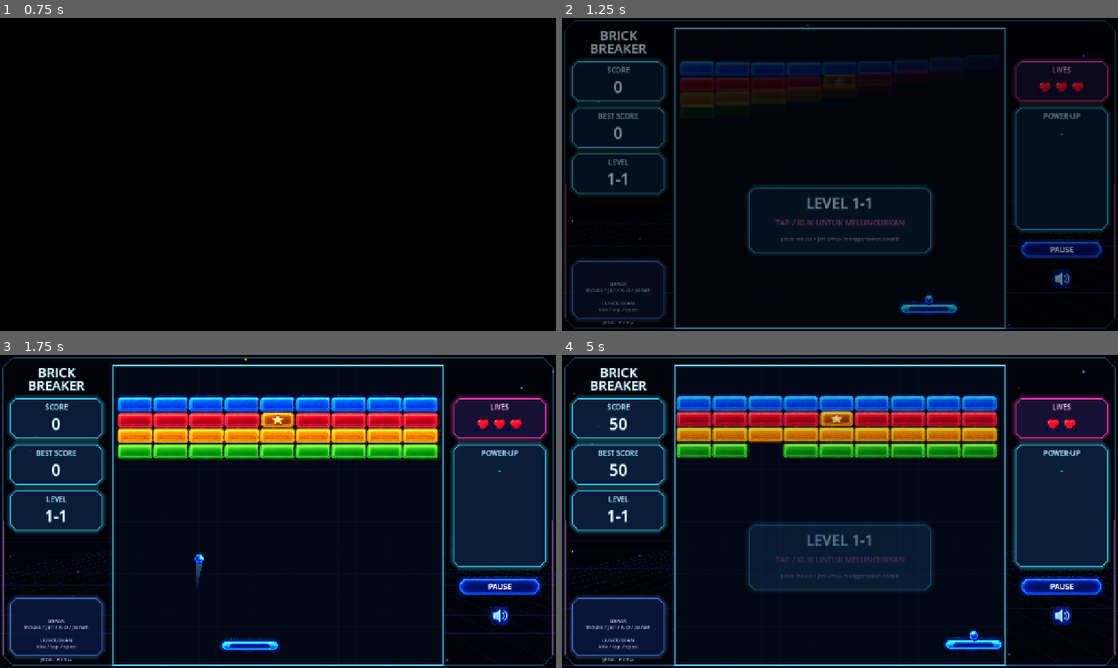
Above: before the commit, frames 1-4 (two rows, left to right).
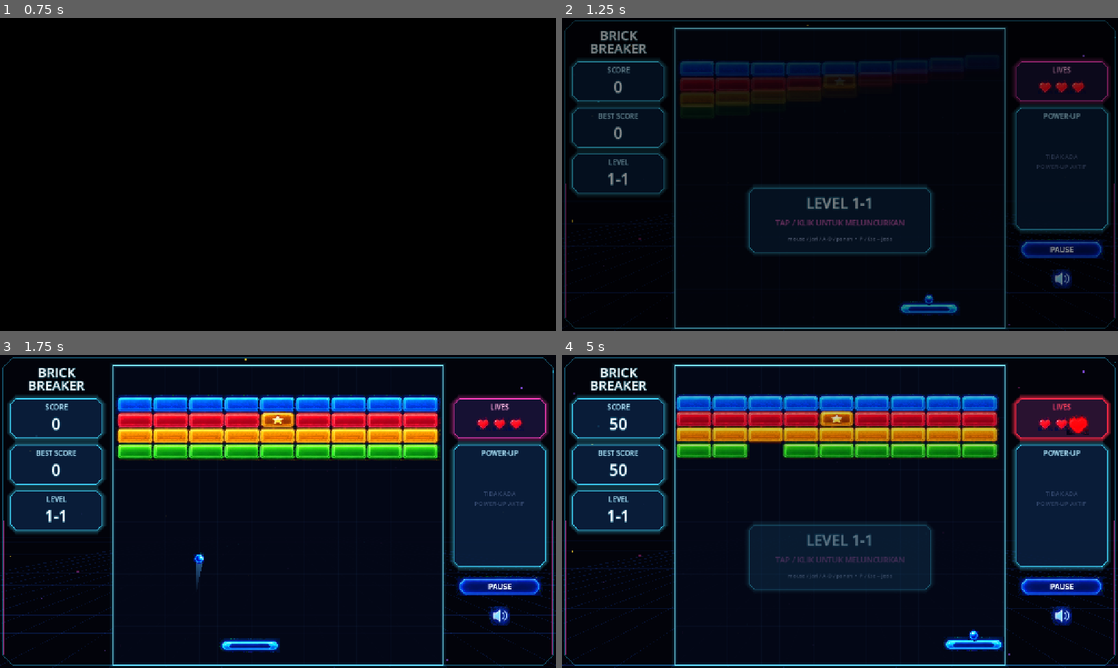
Above: after the commit, the same moments.

Repository: Izzan4012/BrickBreakerPace
Game: Godot game, scene res://scenes/splash.tscn
The game is run twice, just before and just after one commit, with the same random seed, the same clock (stepped at 60 frames per second) and the same inputs. Video files are missing from this copy of the repository; at most half a second of black plays in their place.
Inputs (mouse positions are in pixels of both pictures, inside the frame that each line leads up to):
- Up to frame 1 (0.75 s): tap Enter at 0.5, 0.6 s; move the mouse to (400, 158) at 0.52 s; hold Right from 0.53 s (still down); click (400, 158) at 0.67 s
- Up to frame 2 (1.25 s): keep holding Right; tap Space at 0.77 s
- Up to frame 3 (1.75 s): release Right at 1.25 s; drag from (166, 527) to (250, 574) at 1.27 s
- Up to frame 4 (5 s): click (1062, 586) at 2 s; click (1062, 614) at 2.75 s; click (840, 508) at 3.52 s; move the mouse to (895, 442) at 4.27 s; hold Right from 4.28 s (still down); tap Enter at 4.35 s; click (895, 442) at 4.42 s

Frame 1 is identical in both runs. In frame 2, 0.9% of the frame differs, in the area x 1-95%, y 19-99%; in frame 3, 3.4%; in frame 4, 4.6%, in the area x 1-99%, y 12-99%.

Commit message:
Update HUD: neon power-up effects, life animations, and clean UI

Diff:
--- a/project.godot
+++ b/project.godot
@@ -25,7 +25,6 @@
 window/size/viewport_width=1280
 window/size/viewport_height=720
 window/stretch/mode="canvas_items"
-window/stretch/aspect="keep"
 window/handheld/orientation=4
 
 [physics]
--- a/scripts/hud.gd
+++ b/scripts/hud.gd
@@ -27,6 +27,18 @@
 	"freeze": "FREEZE",
 }
 
+const EFFECT_COLORS := {
+	"laser": Color(1.0, 0.3, 0.35),
+	"paddleup": Color(1.0, 0.8, 0.2),
+	"slowtime": Color(0.5, 0.55, 1.0),
+	"magnet": Color(0.78, 0.45, 1.0),
+	"speedup": Color(0.3, 1.0, 0.5),
+	"fireball": Color(1.0, 0.55, 0.15),
+	"freeze": Color(0.55, 0.92, 1.0),
+	"shield": Color(0.35, 0.9, 1.0),
+	"bomb": Color(1.0, 0.3, 0.8),
+}
+
 var _root: Control
 var _score_value: Label
 var _best_value: Label
@@ -36,6 +48,11 @@
 var _no_effect: Label
 var _effect_rows: Dictionary = {}
 var _sound_btn: TextureButton
+var _fx_style: StyleBoxFlat
+var _lives_style: StyleBoxFlat
+var _lives_title: Label
+var _lives_flash_tween: Tween
+var _heart_nodes: Array = []
 
 var _ready_box: Panel
 var _ready_title: Label
@@ -141,15 +158,12 @@
 	_score_value = _stat_panel(_root, Vector2(24, 100), "SCORE")
 	_best_value = _stat_panel(_root, Vector2(24, 206), "BEST SCORE")
 	_level_value = _stat_panel(_root, Vector2(24, 312), "LEVEL")
-	var help := _panel(_root, Vector2(24, 560), Vector2(212, 132), Color(0.3, 0.5, 0.9))
-	var txt := "GERAK\nmouse / jari / A-D / panah\n\nLUNCURKAN\nklik / tap / spasi\n\nJEDA:  P / Esc"
-	var l := _label(help, txt, 12, Color(0.7, 0.8, 1.0), Vector2(0, 6), Vector2(212, 120), Color(0, 0, 0, 0))
-	l.add_theme_constant_override("line_spacing", -2)
 
 
 func _build_right() -> void:
 	var lives_panel := _panel(_root, Vector2(1044, 100), Vector2(212, 92), MAGENTA)
-	_label(lives_panel, "LIVES", 16, Color(1.0, 0.8, 0.92), Vector2(0, 8), Vector2(212, 22), MAGENTA)
+	_lives_style = lives_panel.get_theme_stylebox("panel") as StyleBoxFlat
+	_lives_title = _label(lives_panel, "LIVES", 16, Color(1.0, 0.8, 0.92), Vector2(0, 8), Vector2(212, 22), MAGENTA)
 	_hearts = HBoxContainer.new()
 	_hearts.position = Vector2(0, 38)
 	_hearts.size = Vector2(212, 42)
@@ -159,12 +173,13 @@
 	lives_panel.add_child(_hearts)
 
 	var fx_panel := _panel(_root, Vector2(1044, 206), Vector2(212, 282))
+	_fx_style = fx_panel.get_theme_stylebox("panel") as StyleBoxFlat
 	_label(fx_panel, "POWER-UP", 16, Color(0.75, 0.92, 1.0), Vector2(0, 8), Vector2(212, 22))
-	_no_effect = _label(fx_panel, "-", 18, Color(0.5, 0.6, 0.8), Vector2(0, 40), Vector2(212, 40))
+	_no_effect = _label(fx_panel, "TIDAK ADA\nPOWER-UP AKTIF", 14, Color(0.35, 0.45, 0.65), Vector2(0, 90), Vector2(212, 70), Color(0, 0, 0, 0))
 	_effects_box = VBoxContainer.new()
 	_effects_box.position = Vector2(14, 38)
 	_effects_box.size = Vector2(184, 236)
-	_effects_box.add_theme_constant_override("separation", 6)
+	_effects_box.add_theme_constant_override("separation", 4)
 	_effects_box.mouse_filter = Control.MOUSE_FILTER_IGNORE
 	fx_panel.add_child(_effects_box)
 
@@ -182,7 +197,7 @@
 	_ready_box = _panel(_root, Vector2(ARENA_CENTER.x - 210, 390), Vector2(420, 150))
 	_ready_title = _label(_ready_box, "LEVEL 1-1", 34, Color.WHITE, Vector2(0, 12), Vector2(420, 46))
 	_ready_hint = _label(_ready_box, "TAP / KLIK UNTUK MELUNCURKAN", 18, Color(1.0, 0.45, 0.85), Vector2(0, 66), Vector2(420, 30), MAGENTA)
-	_label(_ready_box, "geser mouse / jari untuk menggerakkan paddle", 12, Color(0.65, 0.75, 0.95), Vector2(0, 106), Vector2(420, 24), Color(0, 0, 0, 0))
+	_label(_ready_box, "mouse / jari / A-D / panah  •  P / Esc = jeda", 12, Color(0.65, 0.75, 0.95), Vector2(0, 106), Vector2(420, 24), Color(0, 0, 0, 0))
 	_ready_box.hide()
 
 
@@ -252,25 +267,56 @@
 	home.pressed.connect(func() -> void: home_pressed.emit())
 
 
-func _make_effect_row(key: String) -> HBoxContainer:
+func _make_effect_row(key: String) -> PanelContainer:
+	var fx_color: Color = EFFECT_COLORS.get(key, CYAN)
+
+	var box := PanelContainer.new()
+	box.mouse_filter = Control.MOUSE_FILTER_IGNORE
+	var sb := StyleBoxFlat.new()
+	sb.bg_color = Color(fx_color, 0.14)
+	sb.border_color = fx_color
+	sb.set_border_width_all(1)
+	sb.border_width_left = 3
+	sb.set_corner_radius_all(6)
+	sb.shadow_color = Color(fx_color, 0.45)
+	sb.shadow_size = 6
+	sb.set_content_margin_all(3)
+	sb.content_margin_left = 6
+	box.add_theme_stylebox_override("panel", sb)
+
 	var row := HBoxContainer.new()
 	row.add_theme_constant_override("separation", 8)
 	row.mouse_filter = Control.MOUSE_FILTER_IGNORE
+	box.add_child(row)
+
 	var icon := TextureRect.new()
 	icon.texture = Global.tex("pu_" + key)
 	icon.expand_mode = TextureRect.EXPAND_IGNORE_SIZE
 	icon.stretch_mode = TextureRect.STRETCH_KEEP_ASPECT_CENTERED
-	icon.custom_minimum_size = Vector2(32, 32)
+	icon.custom_minimum_size = Vector2(28, 28)
 	row.add_child(icon)
+
 	var col := VBoxContainer.new()
 	col.size_flags_horizontal = Control.SIZE_EXPAND_FILL
 	col.add_theme_constant_override("separation", 2)
 	row.add_child(col)
+
+	var top := HBoxContainer.new()
+	top.mouse_filter = Control.MOUSE_FILTER_IGNORE
+	col.add_child(top)
 	var name_label := Label.new()
 	name_label.text = String(NAMES.get(key, key)).to_upper()
+	name_label.size_flags_horizontal = Control.SIZE_EXPAND_FILL
 	name_label.add_theme_font_override("font", Global.font_bold)
 	name_label.add_theme_font_size_override("font_size", 13)
-	col.add_child(name_label)
+	name_label.add_theme_color_override("font_color", fx_color.lightened(0.45))
+	top.add_child(name_label)
+	var time_label := Label.new()
+	time_label.add_theme_font_override("font", Global.font_bold)
+	time_label.add_theme_font_size_override("font_size", 12)
+	time_label.add_theme_color_override("font_color", Color(1, 1, 1, 0.85))
+	top.add_child(time_label)
+
 	var bar := ProgressBar.new()
 	bar.show_percentage = false
 	bar.custom_minimum_size = Vector2(0, 8)
@@ -278,14 +324,18 @@
 	bg.bg_color = Color(0.1, 0.15, 0.3)
 	bg.set_corner_radius_all(3)
 	var fill := StyleBoxFlat.new()
-	fill.bg_color = CYAN
+	fill.bg_color = fx_color
 	fill.set_corner_radius_all(3)
 	bar.add_theme_stylebox_override("background", bg)
 	bar.add_theme_stylebox_override("fill", fill)
 	col.add_child(bar)
-	row.set_meta("bar", bar)
-	_effects_box.add_child(row)
-	return row
+
+	box.set_meta("bar", bar)
+	box.set_meta("time", time_label)
+	box.set_meta("born", Time.get_ticks_msec() * 0.001)
+	box.modulate.a = 0.0
+	_effects_box.add_child(box)
+	return box
 
 
 # ---------------------------------------------------------------- API
@@ -303,16 +353,65 @@
 
 
 func set_lives(n: int) -> void:
-	for c in _hearts.get_children():
-		_hearts.remove_child(c)
-		c.queue_free()
-	for i in n:
-		var h := TextureRect.new()
-		h.texture = Global.tex("heart")
-		h.expand_mode = TextureRect.EXPAND_IGNORE_SIZE
-		h.stretch_mode = TextureRect.STRETCH_KEEP_ASPECT_CENTERED
-		h.custom_minimum_size = Vector2(34, 32)
-		_hearts.add_child(h)
+	n = maxi(n, 0)
+	var prev: int = _heart_nodes.size()
+	if n < prev:
+		for _i in prev - n:
+			var lost: TextureRect = _heart_nodes.pop_back()
+			_animate_heart_loss(lost)
+		_flash_lives_panel()
+	elif n > prev:
+		for _i in n - prev:
+			var h := _make_heart()
+			_hearts.add_child(h)
+			_heart_nodes.append(h)
+			_animate_heart_gain(h)
+
+
+func _make_heart() -> TextureRect:
+	var h := TextureRect.new()
+	h.texture = Global.tex("heart")
+	h.expand_mode = TextureRect.EXPAND_IGNORE_SIZE
+	h.stretch_mode = TextureRect.STRETCH_KEEP_ASPECT_CENTERED
+	h.custom_minimum_size = Vector2(34, 32)
+	h.pivot_offset = h.custom_minimum_size * 0.5
+	h.mouse_filter = Control.MOUSE_FILTER_IGNORE
+	return h
+
+
+func _animate_heart_gain(h: TextureRect) -> void:
+	h.scale = Vector2.ZERO
+	h.modulate = Color(2.0, 1.8, 0.8)
+	var tw := h.create_tween().set_parallel(true)
+	tw.tween_property(h, "scale", Vector2.ONE, 0.3).set_trans(Tween.TRANS_BACK).set_ease(Tween.EASE_OUT)
+	tw.tween_property(h, "modulate", Color.WHITE, 0.4)
+
+
+func _animate_heart_loss(h: TextureRect) -> void:
+	var tw := h.create_tween()
+	tw.tween_property(h, "modulate", Color(3.0, 0.3, 0.3, 1.0), 0.08)
+	tw.parallel().tween_property(h, "scale", Vector2(1.5, 1.5), 0.12).set_trans(Tween.TRANS_BACK).set_ease(Tween.EASE_OUT)
+	for _i in 2:
+		tw.tween_property(h, "modulate:a", 0.2, 0.07)
+		tw.tween_property(h, "modulate:a", 1.0, 0.07)
+	tw.tween_property(h, "scale", Vector2.ZERO, 0.18).set_trans(Tween.TRANS_BACK).set_ease(Tween.EASE_IN)
+	tw.parallel().tween_property(h, "modulate:a", 0.0, 0.18)
+	tw.tween_callback(h.queue_free)
+
+
+func _flash_lives_panel() -> void:
+	var red := Color(1.0, 0.15, 0.2)
+	if _lives_flash_tween:
+		_lives_flash_tween.kill()
+	_lives_style.border_color = red
+	_lives_style.shadow_color = Color(red, 0.8)
+	_lives_title.add_theme_color_override("font_color", red)
+	_lives_flash_tween = create_tween().set_parallel(true)
+	_lives_flash_tween.tween_property(_lives_style, "border_color", MAGENTA, 0.6)
+	_lives_flash_tween.tween_property(_lives_style, "shadow_color", Color(MAGENTA, 0.35), 0.6)
+	_lives_flash_tween.tween_method(
+		func(c: Color) -> void: _lives_title.add_theme_color_override("font_color", c),
+		red, Color(1.0, 0.8, 0.92), 0.6)
 
 
 func powerup_name(key: String) -> String:
@@ -331,12 +430,40 @@
 		if not active.has(k):
 			_effect_rows[k].queue_free()
 			_effect_rows.erase(k)
+
+	var now: float = Time.get_ticks_msec() * 0.001
 	for k in active.keys():
 		if not _effect_rows.has(k):
 			_effect_rows[k] = _make_effect_row(k)
-		var bar: ProgressBar = _effect_rows[k].get_meta("bar")
-		bar.value = float(active[k]) * 100.0
+		var row: PanelContainer = _effect_rows[k]
+		var frac: float = active[k]
+		(row.get_meta("bar") as ProgressBar).value = frac * 100.0
+		var timed: bool = effects.has(k)
+		if timed:
+			(row.get_meta("time") as Label).text = "%.1fs" % maxf(float(effects[k]), 0.0)
+		else:
+			(row.get_meta("time") as Label).text = "SIAP"
+
+		# Muncul dengan kilatan, berkedip saat hampir habis, shield/bomb berdenyut pelan
+		var appear: float = clampf((now - float(row.get_meta("born"))) / 0.25, 0.0, 1.0)
+		var glow: float = 1.0 + (1.0 - appear) * 1.2
+		var blink: float = 1.0
+		if timed and frac < 0.25:
+			blink = 0.55 + 0.45 * sin(now * 14.0)
+		elif not timed:
+			blink = 0.85 + 0.15 * sin(now * 5.0)
+		row.modulate = Color(glow, glow, glow, appear * blink)
+
+	# Border panel mengikuti warna power-up terbaru
+	var target: Color = CYAN
+	if not active.is_empty():
+		target = EFFECT_COLORS.get(active.keys().back(), CYAN)
+	_fx_style.border_color = _fx_style.border_color.lerp(target, 0.15)
+	_fx_style.shadow_color = Color(_fx_style.border_color, 0.35 if active.is_empty() else 0.6)
+
 	_no_effect.visible = active.is_empty()
+	if _no_effect.visible:
+		_no_effect.modulate.a = 0.6 + 0.25 * sin(now * 2.0)
 
 
 func show_ready(level_text: String) -> void:
